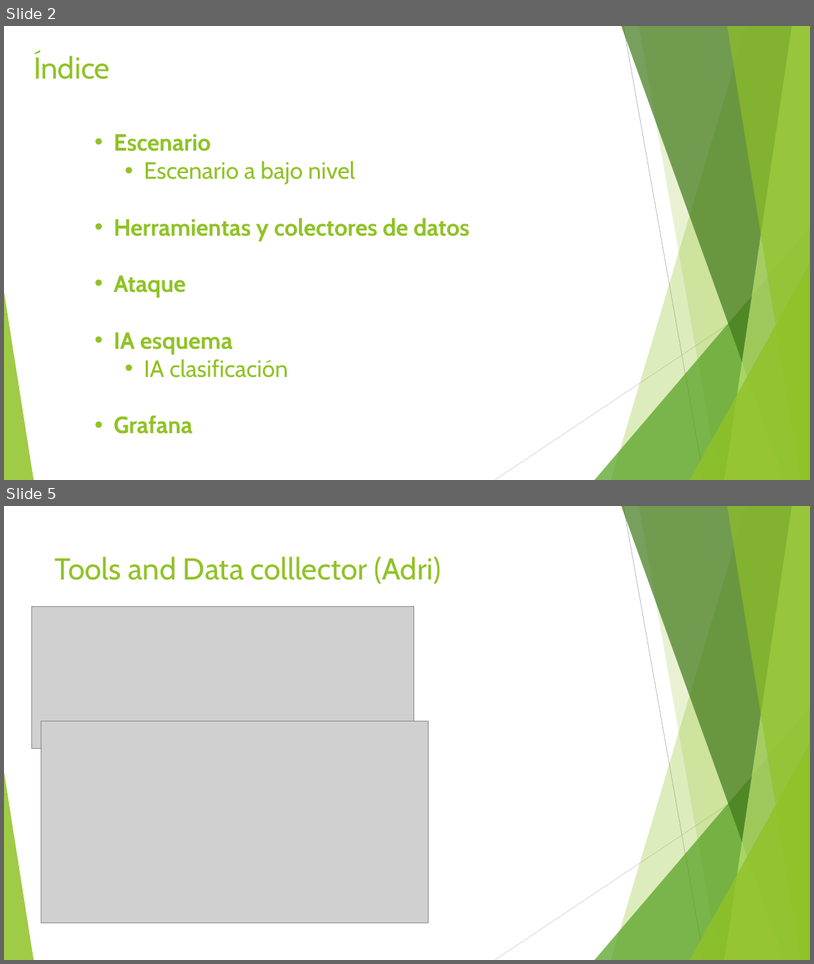
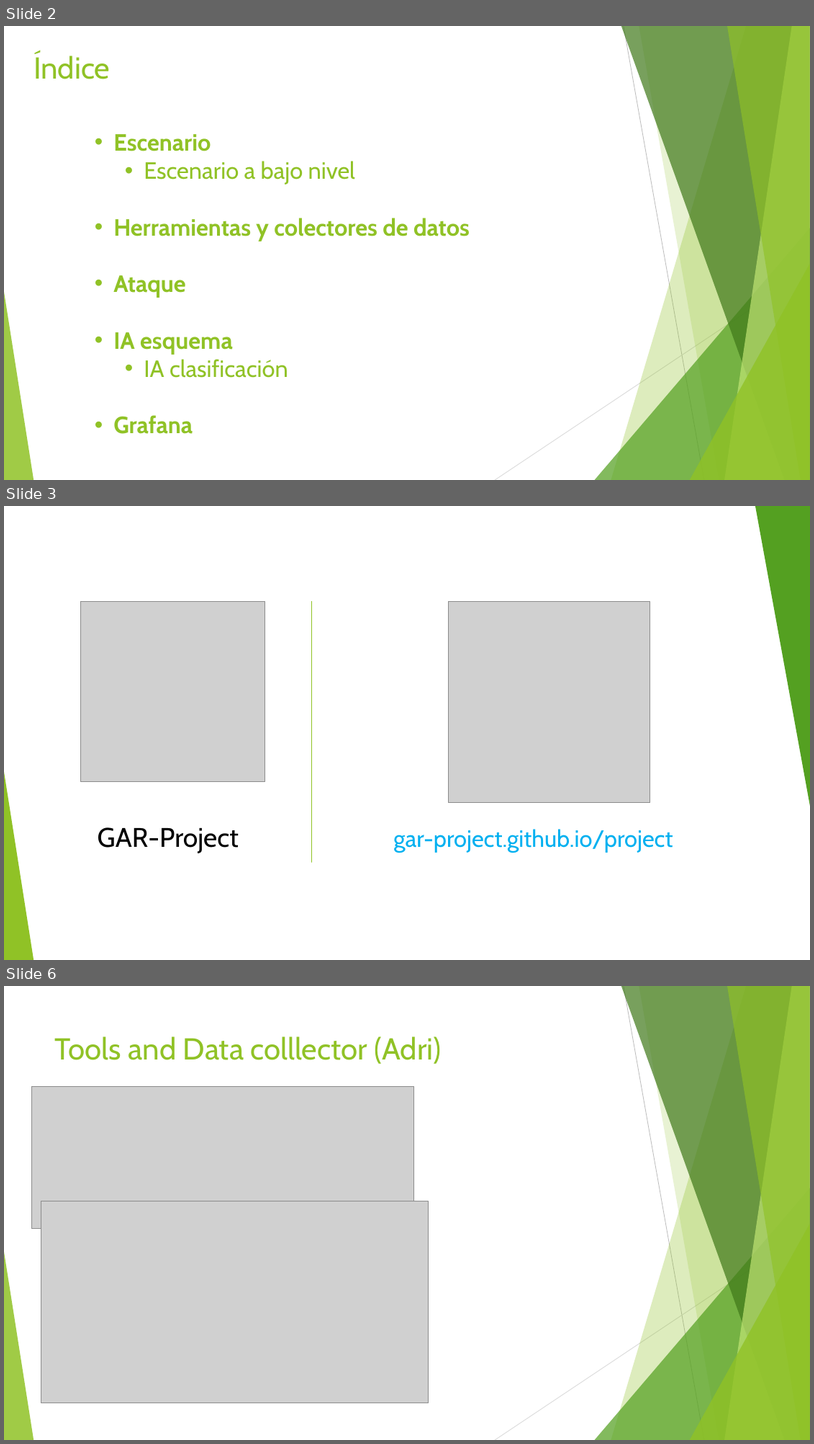
Before and after one commit to GAR-Project/doc, a slide deck: ppt/Presentacion.pptx. Shown one above the other, each under a label of ours: slides 2 and 5 before the commit, slides 2, 3 and 6 after it; the slides between them are not shown. The pictures are 814x964 and 814x1444 pixels, drawn with LibreOffice and Linux fonts; fonts in the diff are those of the drawing; grey boxes stand for pictures. Boxes give left, top, right and bottom in pixels: in the first picture for what was removed or moved away, otherwise in the second. Text is boxed around its words. In the diff, an @@ line names an element or a change of style, - is before the commit and + after.

```diff
--- a/ppt/Presentacion.pptx
+++ b/ppt/Presentacion.pptx
@@ slide 3 added at <box>4,506,810,960</box>, background #FFFFFF; not listed: 10 template elements that a slide beside it also shows @@
@@ rectangle added at <box>4,506,810,960</box>, fill #FFFFFF @@
@@ triangle added at <box>756,506,810,811</box>, fill #54A021 @@
@@ picture added at <box>81,602,265,782</box> @@
@@ line added from (312, 602) to (312, 862), #90C226 1 pt @@
@@ picture added at <box>449,602,651,803</box> @@
@@ triangle added at <box>4,772,34,960</box>, fill #90C226 @@
@@ text added at <box>98,827,239,853</box>, 32 pt, text #000000 @@
+GAR-Project
@@ text added at <box>394,829,673,852</box>, 28 pt, text #00B0F0 @@
+gar-project.github.io/project
@@ what was slide 5 is now slide 6 @@
```
Also in this commit, not shown: 1 slide changed, 3 other slides added, 2 slides removed.
